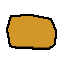
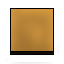
Layer changes from the first 64 x 64 image to the second:
"Shading": opacity 45% → 90%, painted on it over bbox(11, 46, 53, 54)
added layer "ExtraTexture" (40%) above "BaseTexture" over bbox(5, 8, 60, 64)
painted on "BaseTexture" over bbox(6, 8, 57, 55)
